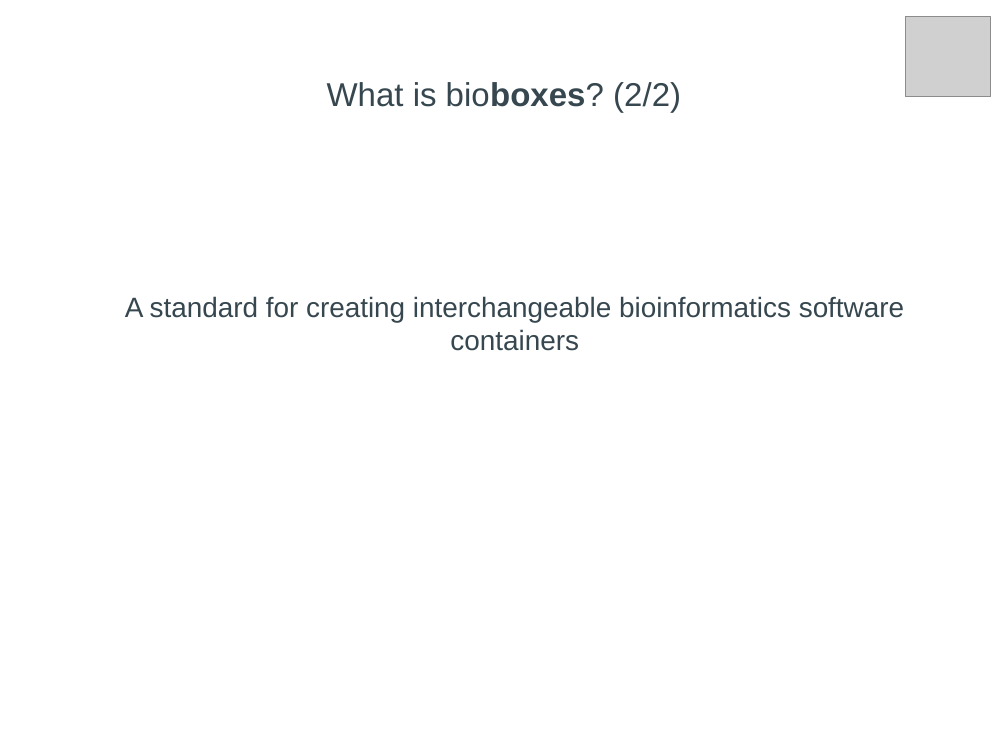
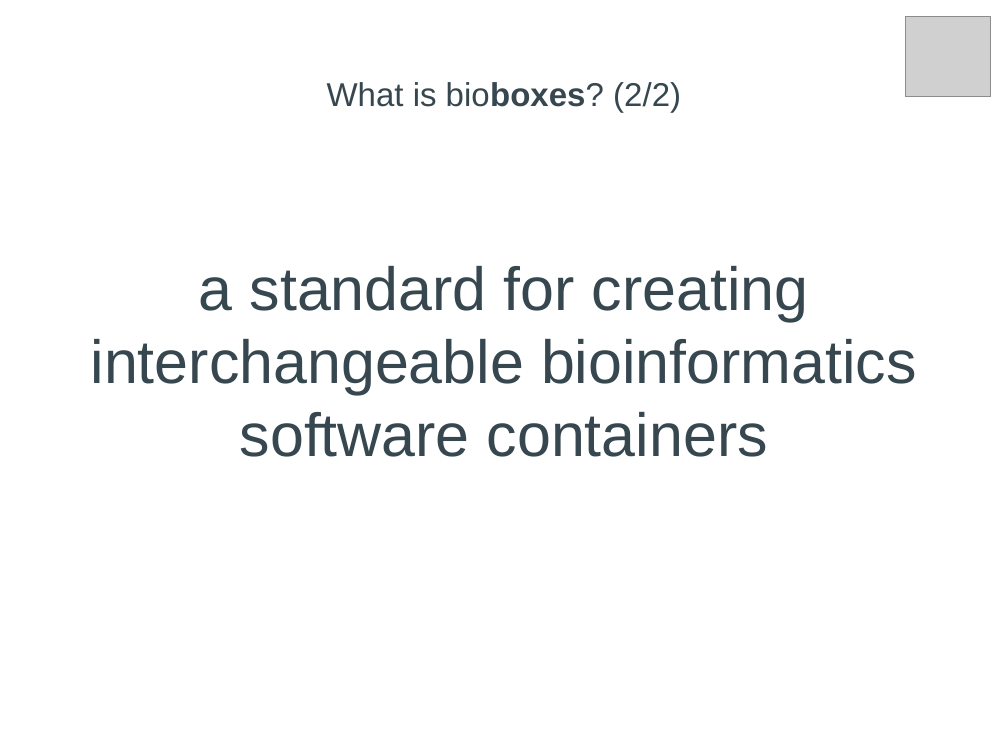
Before and after one commit to bioboxes/abstracts, a slide deck: slide 3 of abstracts/bosc_2015/talk.odp. Drawn at 1008x756 pixels with LibreOffice and Linux fonts; fonts in the diff are those of the drawing; grey boxes stand for pictures. Boxes give left, top, right and bottom in pixels: in the first picture for what was removed or moved away, otherwise in the second. Text is boxed around its words. In the diff, an @@ line names an element or a change of style, - is before the commit and + after.

```diff
--- a/abstracts/bosc_2015/talk.odp
+++ b/abstracts/bosc_2015/talk.odp
@@ subtitle at bbox=[91, 266, 917, 457]: text changed; size 22 to 48 pt @@
-A standard for creating interchangeable bioinformatics software containers
+a standard for creating interchangeable bioinformatics software containers
```
Also in this commit, not shown: 5 other slides changed, 2 slides added, 1 slide removed, 1 other file.
